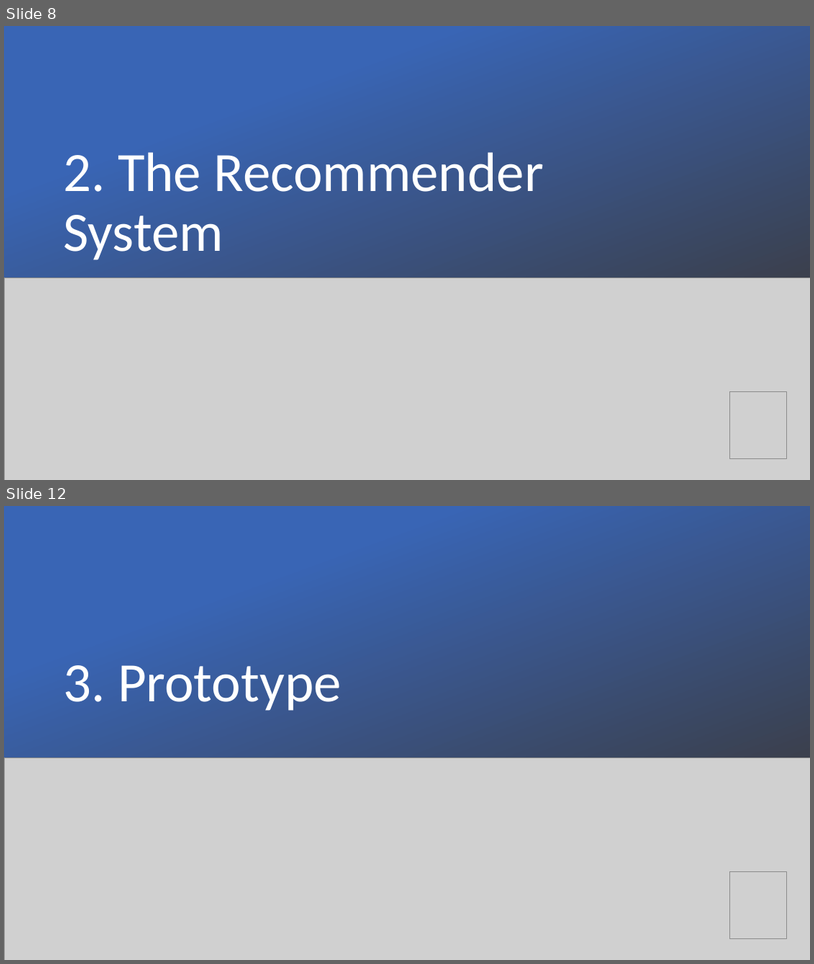
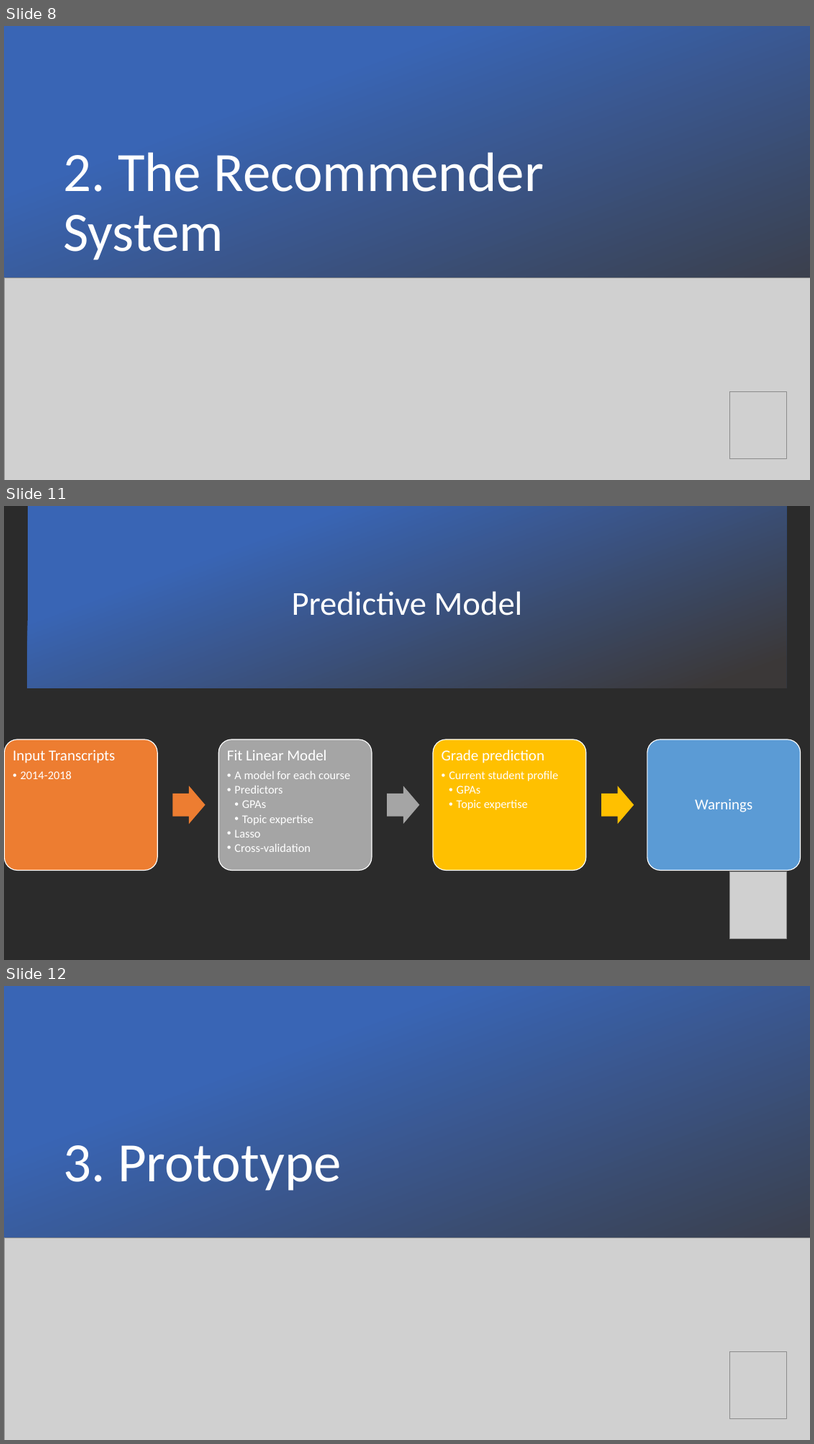
Before and after one commit to DARS-UM/DARS, a slide deck: Output/Communication Material/DARS- presentation 22-03-2019.pptx. Shown one above the other, each under a label of ours: slides 8 and 12 before the commit, slides 8, 11 and 12 after it; the slides between them are not shown. The pictures are 814x964 and 814x1444 pixels, drawn with LibreOffice and Linux fonts; fonts in the diff are those of the drawing; grey boxes stand for pictures; background and template pictures are left out; a plain dark background stands for a picture behind light text. Boxes give left, top, right and bottom in pixels: in the first picture for what was removed or moved away, otherwise in the second. Text is boxed around its words. In the diff, an @@ line names an element or a change of style, - is before the commit and + after.

```diff
--- a/Output/Communication Material/DARS- presentation 22-03-2019.pptx
+++ b/Output/Communication Material/DARS- presentation 22-03-2019.pptx
@@ slide 11 added at (4, 506, 810, 960), background picture (left out) @@
@@ rectangle added at (28, 506, 787, 688), fill gradient #3965B5 to #3B3838 @@
@@ title added at (292, 591, 523, 615), 40 pt, text #FFFFFF @@
+Predictive Model
@@ group added at (5, 739, 801, 870): 4 rounded rectangles, 4 texts, 3 right arrows @@
+Input Transcripts
+  •• 2014-2018
+Fit Linear Model
+  •• A model for each course
+  •• Predictors
+    •• GPAs
+    •• Topic expertise
+  •• Lasso
+  •• Cross-validation
+Grade prediction
+  •• Current student profile
+    •• GPAs
+    •• Topic expertise
+Warnings
@@ picture added at (730, 871, 787, 939) @@
```
Also in this commit, not shown: 4 slides changed, 1 slide removed, 12 other files.
